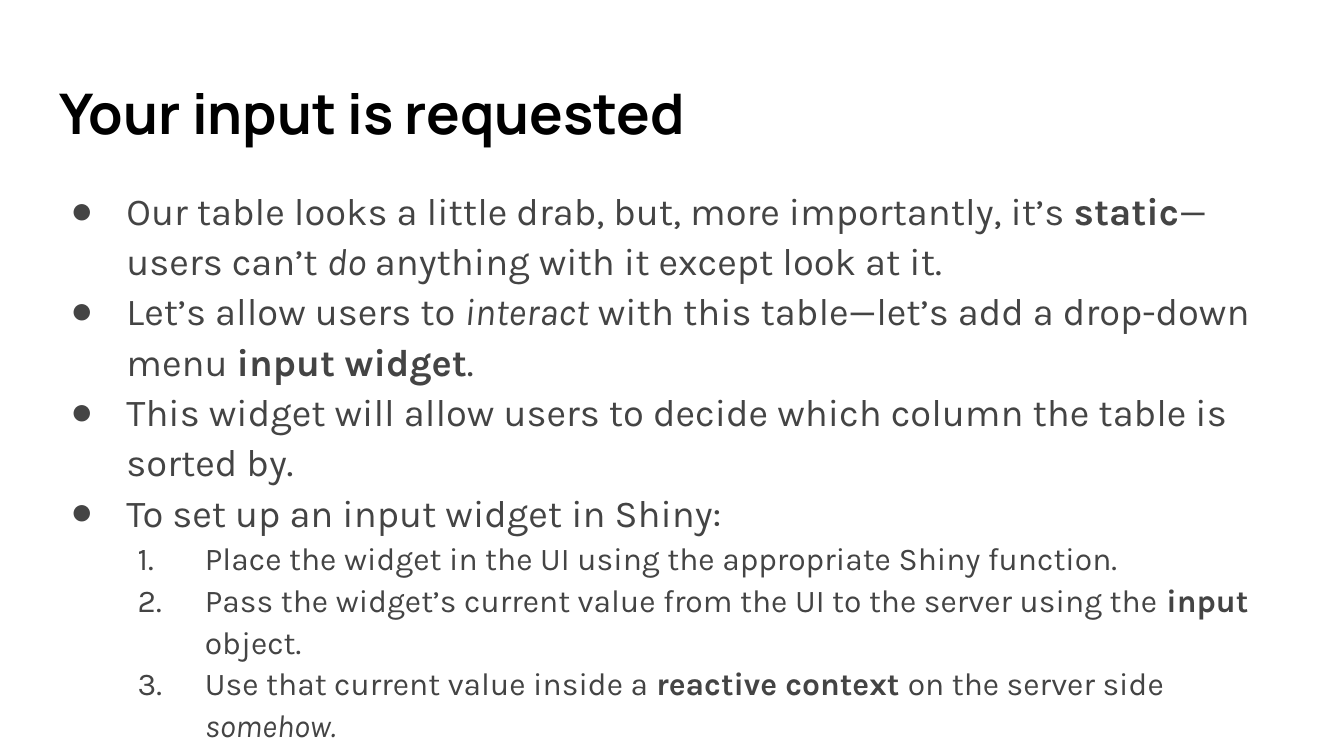
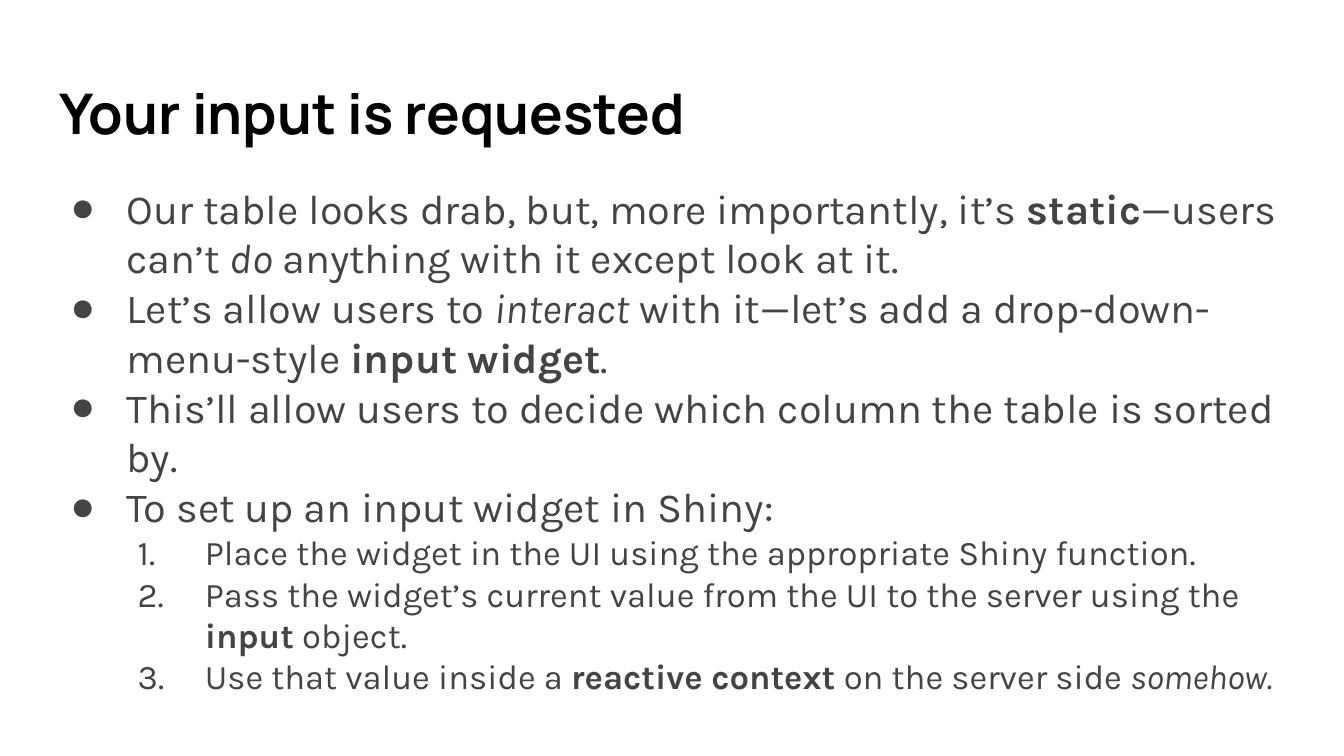
Before and after one commit to umn-dash/r-shiny, a slide deck: slide 38 of instructors/files/SWC slides R Shiny 2024 Fall.pptx. Drawn at 1344x756 pixels with LibreOffice and Linux fonts; fonts in the diff are those of the drawing. Boxes give left, top, right and bottom in pixels: in the first picture for what was removed or moved away, otherwise in the second. Text is boxed around its words. In the diff, an @@ line names an element or a change of style, - is before the commit and + after.

```diff
--- a/instructors/files/SWC slides R Shiny 2024 Fall.pptx
+++ b/instructors/files/SWC slides R Shiny 2024 Fall.pptx
@@ text at <box>126,194,1276,482</box>: text changed; size 20.4 to 22.2 pt @@
-● Our table looks a little drab, but, more importantly, it’s static—users can’t do anything with it except look at it.
-● Let’s allow users to interact with this table—let’s add a drop-down menu input widget.
-● This widget will allow users to decide which column the table is sorted by.
+● Our table looks drab, but, more importantly, it’s static—users can’t do anything with it except look at it.
+● Let’s allow users to interact with it—let’s add a drop-down-menu-style input widget.
+● This’ll allow users to decide which column the table is sorted by.
@@ text at <box>126,493,1239,657</box>: size 20.4 to 22.2 pt in "To set up an input widget in ..."; size 17 to 18.5 pt in "Place the widget in the UI using ...", "Pass the widget’s current value from the ..."; line spacing 1.1 to 1 @@
@@ text at <box>271,664,1272,690</box>: text changed; size 17 to 18.5 pt @@
-  3. Use that current value inside a reactive context on the server side somehow.
+  3. Use that value inside a reactive context on the server side somehow.
```
Also in this commit, not shown: 5 other slides changed, 4 slides added, 4 other files.
